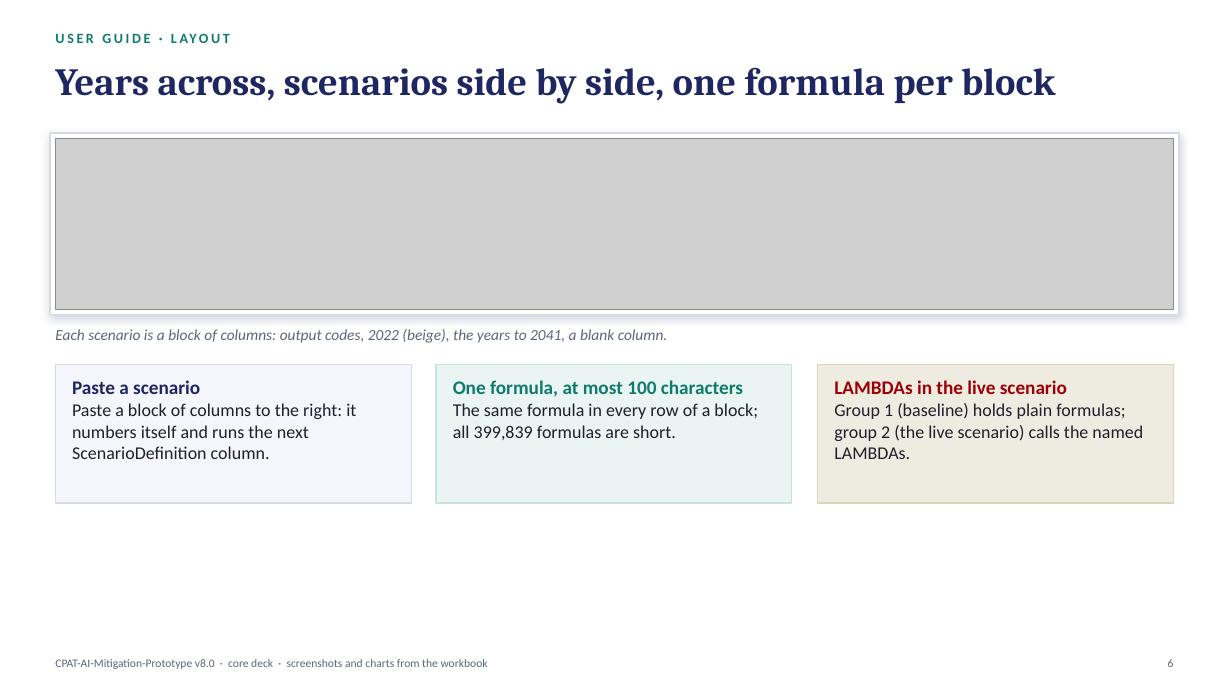
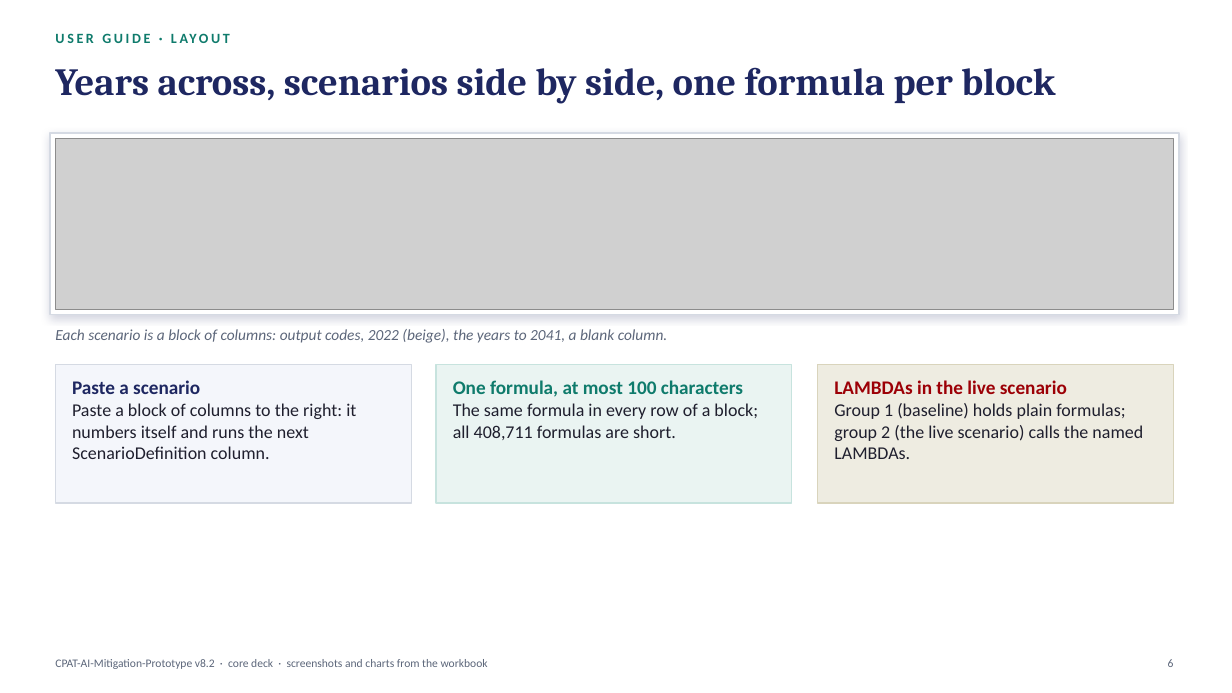
Before and after one commit to cpmodelai/cpat_ai, a slide deck: slide 6 of excel_ai/CPAT-AI_Overview_latest.pptx. Drawn at 1232x693 pixels with LibreOffice and Linux fonts; fonts in the diff are those of the drawing; grey boxes stand for pictures. Boxes give left, top, right and bottom in pixels: in the first picture for what was removed or moved away, otherwise in the second. Text is boxed around its words. In the diff, an @@ line names an element or a change of style, - is before the commit and + after.

```diff
--- a/excel_ai/CPAT-AI_Overview_latest.pptx
+++ b/excel_ai/CPAT-AI_Overview_latest.pptx
@@ text at (453,403,758,440): text changed @@
-The same formula in every row of a block; all 399,839 formulas are short.
+The same formula in every row of a block; all 408,711 formulas are short.
@@ text at (55,659,488,669): text changed @@
-CPAT-AI-Mitigation-Prototype v8.0 · core deck · screenshots and charts from the workbook
+CPAT-AI-Mitigation-Prototype v8.2 · core deck · screenshots and charts from the workbook
```
Also in this commit, not shown: 16 other slides changed, 57 other files.
